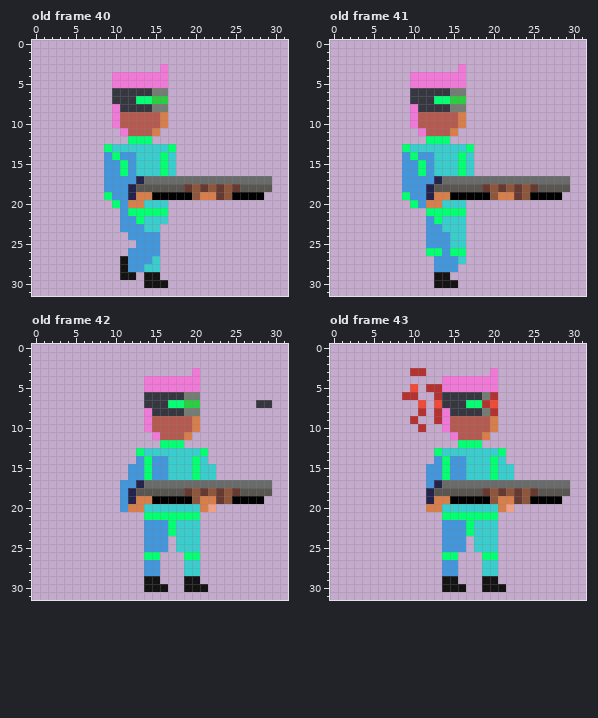
File history of a pixel-art file, assets/asesprite/hero.ase. The picture above was drawn from the file before the commit.
32x32 pixels, 54 frames. Colours within 5 levels of each other are drawn and written as one. Shown: old frame 40, old frame 41, old frame 42, old frame 43. The commit also changed other frames, which this record leaves out.
Now the later version:
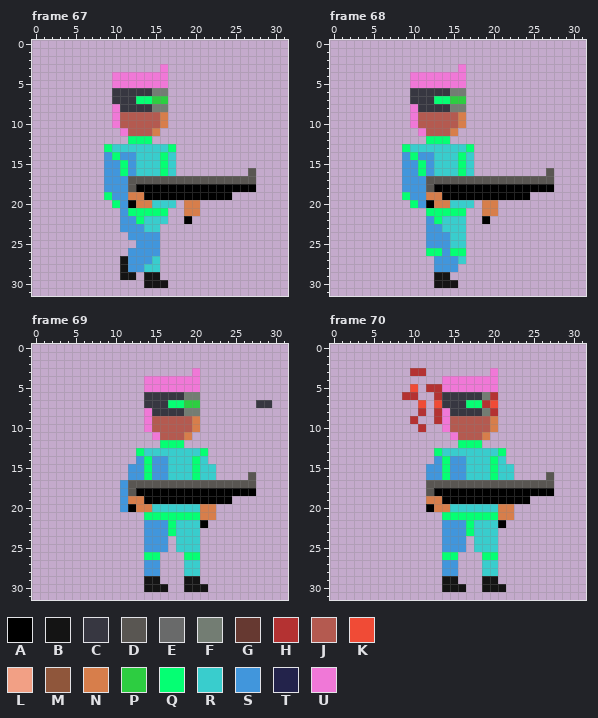
Palette (. is transparent): A #000000  B #141414  C #373741  D #595652  E #696a6a  F #737d73  G #663931  H #b43232  J #b45a50  K #f04b36  L #f2a085  M #8f563b  N #d77e4b  P #2dcd41  Q #05ff73  R #39cdcd  S #4196dc  T #23234b  U #f078d7
A new or re-ordered frame is compared with the old frame closest to it.
Change:
frames 54 -> 81
Frame 67 is new; against old frame 40:
The author put colour A in row 22 at x 19.
Colour D becomes colour A in row 18 at x 13 to 18 and 26 to 27.
Colour G becomes colour A in row 18 at x 19, 21, 23 and 25; in row 19 at x 23.
Colour M becomes colour A in row 18 at x 20, 22 and 24; in row 19 at x 20 and 24.
Colour N becomes colour A in row 19 at x 14 and 21 to 22; in row 20 at x 12.
The author put colour D in row 16 at x 27.
Colour E becomes colour D in row 17 at x 14 to 27.
Colour S becomes colour D in row 17 at x 12.
Colour T becomes colour D in row 17 at x 13; in row 18 at x 12.
The author put colour N in rows 20 to 21 at x 19 to 20.
Colour R becomes colour N in row 20 at x 14.
Colour T becomes colour N in row 19 at x 12.
The author put colour R in row 20 at x 17.
The edit erases colour A in row 19 at x 25 to 28.
The edit erases colour D in row 18 at x 28 to 29.
The edit erases colour E in row 17 at x 28 to 29.
Frame 68 is new; against old frame 41: the same change as frame 67
Frame 69 is new; against old frame 42:
The author put colour A in row 22 at x 21.
Colour D becomes colour A in row 18 at x 13 to 18 and 26 to 27.
Colour G becomes colour A in row 18 at x 19, 21, 23 and 25; in row 19 at x 23.
Colour M becomes colour A in row 18 at x 20, 22 and 24; in row 19 at x 20 and 24.
Colour N becomes colour A in row 19 at x 14 and 21 to 22; in row 20 at x 12.
The author put colour D in row 16 at x 27.
Colour E becomes colour D in row 17 at x 14 to 27.
Colour S becomes colour D in row 17 at x 12.
Colour T becomes colour D in row 17 at x 13; in row 18 at x 12.
The author put colour N in row 21 at x 21 to 22.
Colour L becomes colour N in row 20 at x 22.
Colour R becomes colour N in row 20 at x 14.
Colour T becomes colour N in row 19 at x 12.
The edit erases colour A in row 19 at x 25 to 28.
The edit erases colour D in row 18 at x 28 to 29.
The edit erases colour E in row 17 at x 28 to 29.
Frame 70 is new; against old frame 43: the same change as frame 69
